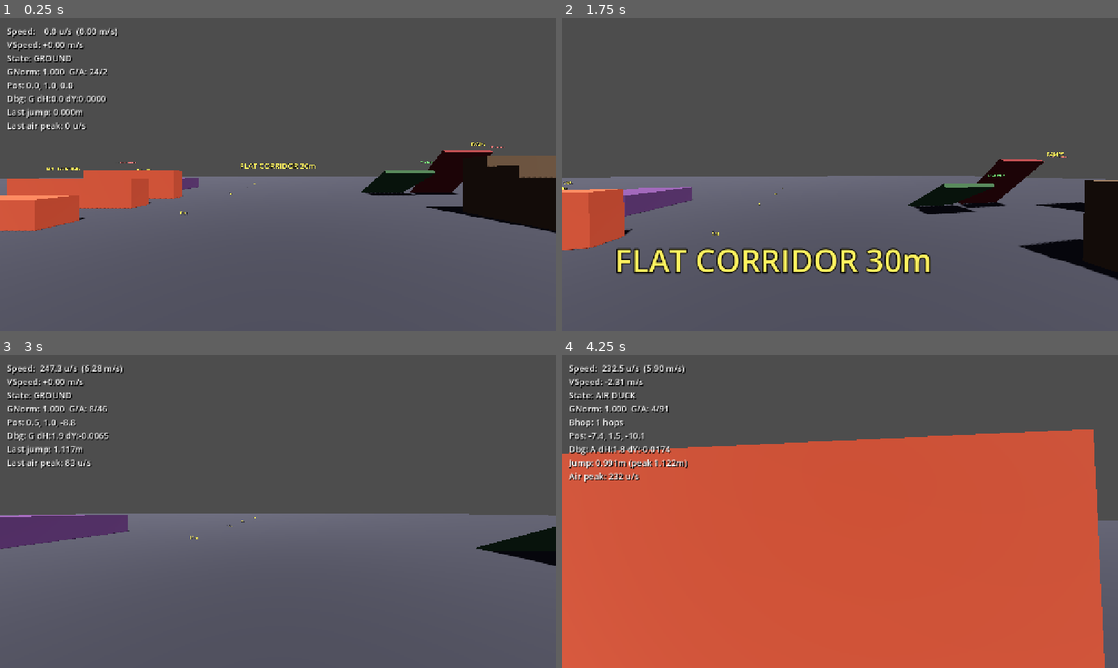
Above: before the commit, frames 1-4 (two rows, left to right).
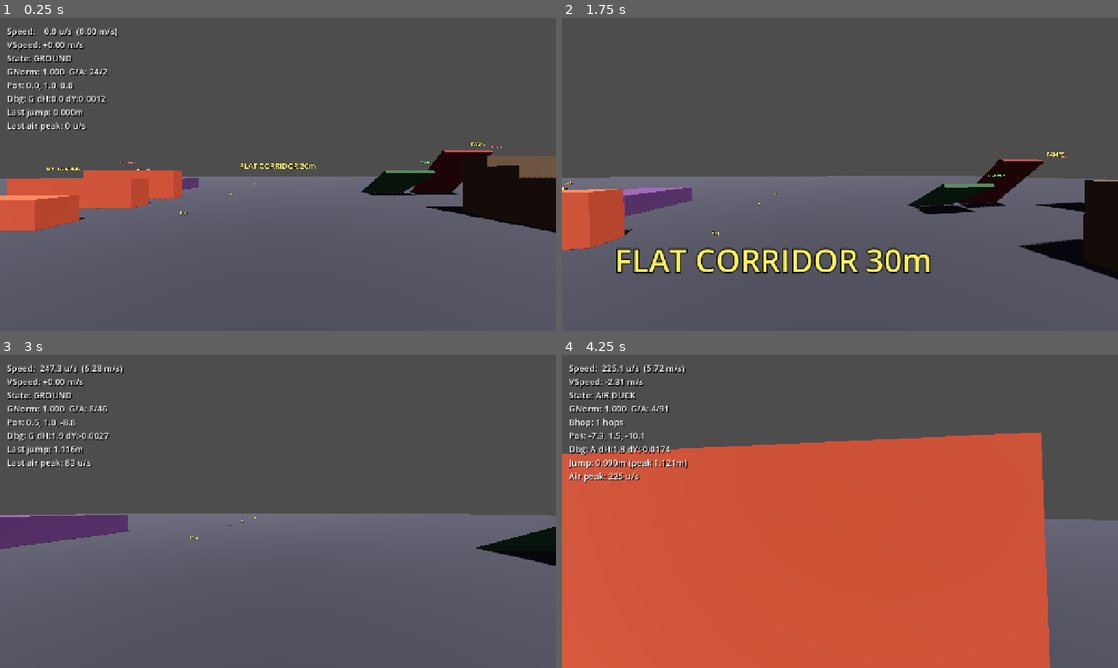
Above: after the commit, the same moments.

Repository: gotospaceplace/angels_and_demons
Game: Godot game, scene res://client/scenes/main.tscn
Same seed, same stepped clock (60 frames per second), same inputs: the game is played once before the commit and once after it. This scene is started directly instead of the project's main scene.
Inputs (mouse positions are in pixels of both pictures, inside the frame that each line leads up to):
- Up to frame 1 (0.25 s): no input
- Up to frame 2 (1.75 s): move the mouse to (834, 180) at 0.52 s; hold Ctrl (duck) 0.53-1.28 s; hold W (move_forward) from 0.53 s (still down); tap Space (jump) at 0.77, 1.52 s; move the mouse to (878, 177) at 1.27 s; tap F7 (toggle_hud) at 1.35 s
- Up to frame 3 (3 s): move the mouse to (233, 508) at 2.02 s; hold Ctrl (duck) 2.03-2.78 s; move the mouse to (283, 511) at 2.77 s; release W (move_forward) at 2.78 s; hold A (move_left) from 2.78 s (still down); tap F7 (toggle_hud) at 2.85 s
- Up to frame 4 (4.25 s): tap Space (jump) at 3.02, 3.77 s; move the mouse to (817, 505) at 3.52 s; release A (move_left) at 3.53 s; hold W (move_forward) from 3.53 s (still down); hold Ctrl (duck) from 3.53 s (still down)

The runs differ from the first frame. In frame 1, less than 0.1% of the frame differs, in the area x 1-75%, y 24-68%; in frame 2, less than 0.1%; in frame 3, less than 0.1%; in frame 4, 7.6%, in the area x 1-98%, y 3-100%.

Commit message:
Fix walk jitter: direct position offset for lift and test_only snap
move_and_collide's collision recovery was fighting with the lift/snap
cycle — recovery pushed the capsule back toward the ground after lifting,
and recovery during snap caused vertical oscillation. Replace with:
- Lift: global_position.y += 0.1 (no collision recovery)
- Snap: test_only probe + global_position += travel (precise placement)

Co-Authored-By: Claude Opus 4.6 <noreply@anthropic.com>

Diff:
--- a/shared/scripts/player_movement.gd
+++ b/shared/scripts/player_movement.gd
@@ -337,10 +337,11 @@
 
 func _walk_move(delta: float) -> void:
 	var on_slope := ground_normal.y < 0.99 and ground_normal.y >= MC.FLOOR_NORMAL_MIN
-	# Lift capsule before horizontal move: clears the hemisphere from
-	# the ground surface so the horizontal move_and_collide doesn't
-	# scrape the floor (ground snap pulls it back down afterward).
-	move_and_collide(Vector3(0, 0.08, 0))
+
+	# Lift capsule above ground before horizontal move.
+	# Direct position offset — move_and_collide's collision recovery
+	# causes vertical oscillation that produces visible jitter.
+	global_position.y += 0.1
 
 	var move := Vector3(velocity.x, 0, velocity.z) * delta
 
@@ -355,8 +356,6 @@
 		debug_walk_col = "N:(%.2f,%.2f,%.2f) T:%.4f R:%.4f" % [normal.x, normal.y, normal.z, flat_collision.get_travel().length(), remainder.length()]
 
 		# Step-up only for near-vertical walls (|normal.y| < 0.3).
-		# Steep slopes, ramp undersides and base faces all have larger
-		# |normal.y| and the up/forward/down sequence traps the capsule.
 		if not on_slope and absf(normal.y) < 0.3:
 			var pre_step_pos := global_position
 
@@ -380,10 +379,6 @@
 		if not did_step:
 			var slide: Vector3
 			if normal.y < MC.FLOOR_NORMAL_MIN:
-				# Any non-walkable surface (steep slopes, ramp base faces,
-				# undersides): project normal to horizontal and treat as a
-				# vertical wall.  Direct position offset avoids re-collision
-				# from capsule hemisphere proximity.
 				var wall_n := Vector3(normal.x, 0, normal.z)
 				if wall_n.length() > 0.001:
 					wall_n = wall_n.normalized()
@@ -400,20 +395,22 @@
 				if slide.length() > 0.001:
 					move_and_collide(slide)
 
-	# Ground snap: trace down to maintain slope and stair contact.
-	# max_collisions=4 so the snap finds the walkable floor even when the
-	# capsule hemisphere also clips a nearby steep surface.
+	# Ground snap: test_only probe to find walkable surface, then set
+	# position directly.  Non-test_only snap caused collision recovery
+	# oscillation (recovery pushes up, snap pulls down = visible jitter).
 	if not did_step:
-		var pre_snap := global_position
-		var snap_col := move_and_collide(Vector3(0, -(MC.STEP_SIZE + 0.1), 0), false, 0.001, false, 4)
-		var snap_ok := false
-		if snap_col:
-			for i in snap_col.get_collision_count():
-				if snap_col.get_normal(i).y >= MC.FLOOR_NORMAL_MIN:
-					snap_ok = true
+		var snap_dist := MC.STEP_SIZE + 0.2
+		var snap_test := move_and_collide(Vector3(0, -snap_dist, 0), true, 0.001, false, 4)
+		var snapped := false
+		if snap_test:
+			for i in snap_test.get_collision_count():
+				if snap_test.get_normal(i).y >= MC.FLOOR_NORMAL_MIN:
+					global_position += snap_test.get_travel()
+					snapped = true
 					break
-		if not snap_ok:
-			global_position = pre_snap
+		if not snapped:
+			# No walkable ground below — undo the lift
+			global_position.y -= 0.1
 			debug_walk_col += " SNAP_FAIL"
 
 func _fly_move(delta: float) -> void:
